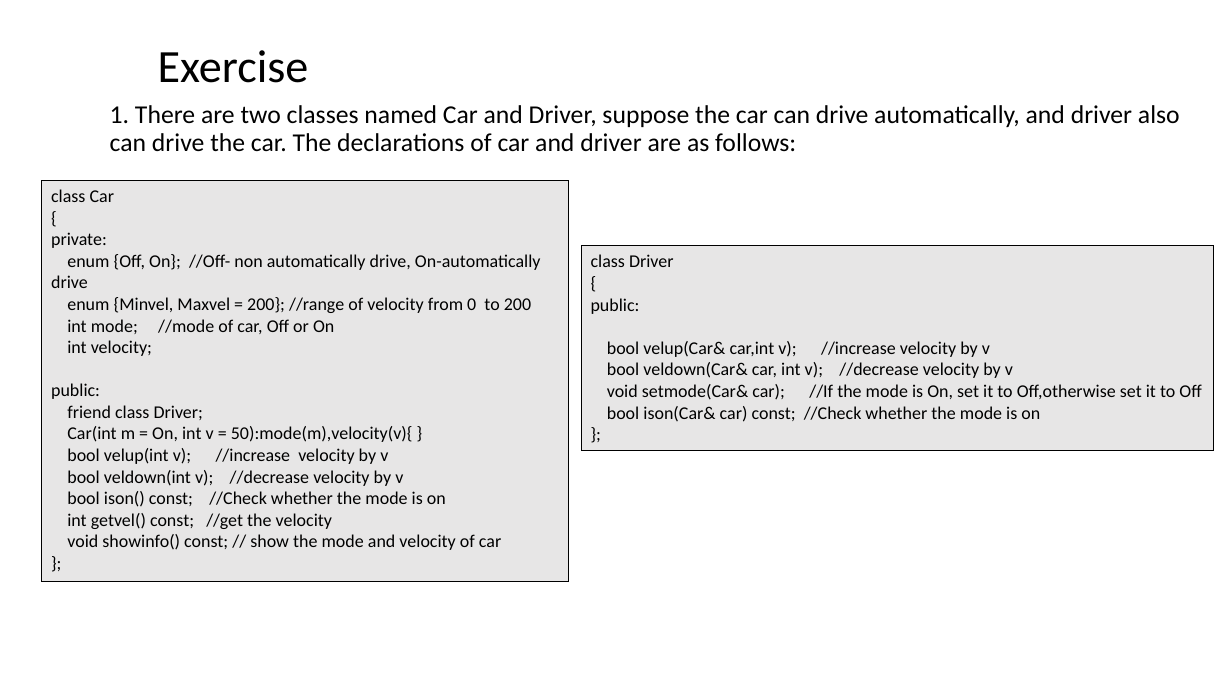
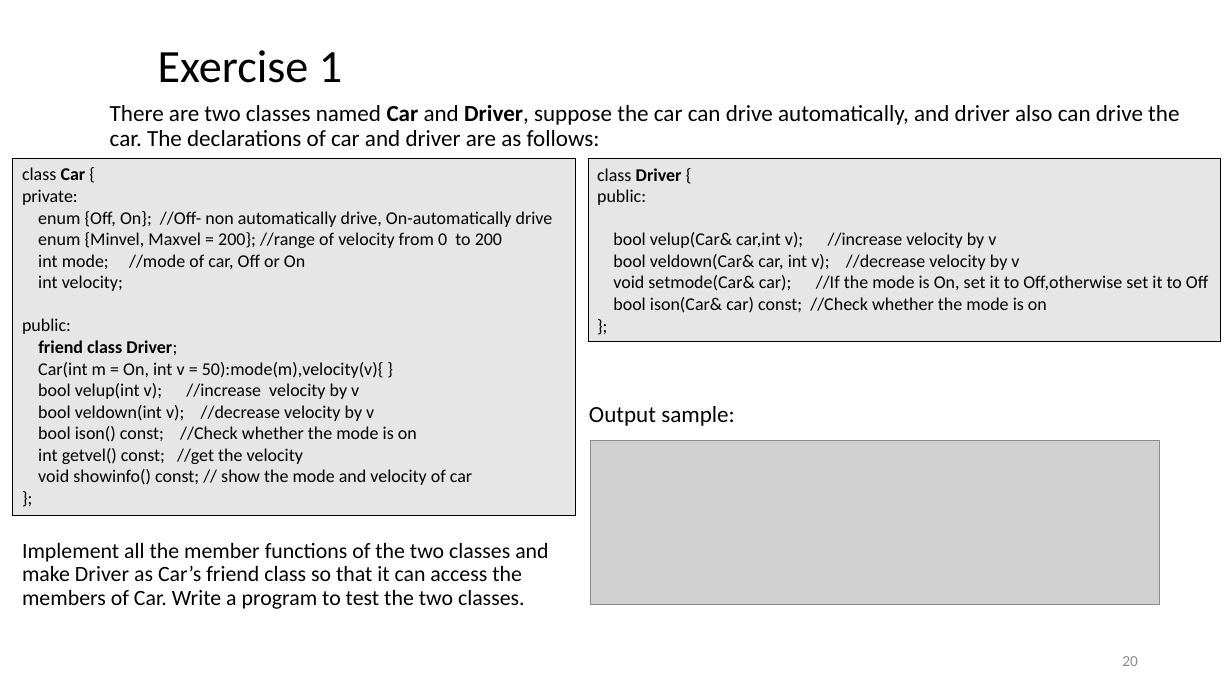
Before and after one commit to ShiqiYu/CPP, a slide deck: slide 20 of week15/Lab15.pptx (slide 19 before the commit). Drawn at 1232x693 pixels with LibreOffice and Linux fonts; fonts in the diff are those of the drawing; grey boxes stand for pictures; background and template pictures are left out. Boxes give left, top, right and bottom in pixels: in the first picture for what was removed or moved away, otherwise in the second. Text is boxed around its words. In the diff, an @@ line names an element or a change of style, - is before the commit and + after.

```diff
--- a/week15/Lab15.pptx
+++ b/week15/Lab15.pptx
@@ text at (158,50,342,83): text changed @@
-Exercise
+Exercise 1
@@ text at (110,105,1179,146): text changed; size 20 to 18 pt @@
-  1. There are two classes named Car and Driver, suppose the car can drive automatically, and driver also can drive the car. The declarations of car and driver are as follows:
+  There are two classes named Car and Driver, suppose the car can drive automatically, and driver also can drive the car. The declarations of car and driver are as follows:
@@ rectangle "class Car {": place and size @@
-rectangle "class Car {" at (42,180,568,581)
+rectangle "class Car {" at (13,159,576,517)
@@ text in rectangle at (22,167,86,180): text changed @@
-class Car
-{
+class Car {
@@ rectangle "class Driver {": place and size @@
-rectangle "class Driver {" at (581,246,1214,451)
+rectangle "class Driver {" at (588,159,1220,342)
@@ text in rectangle at (597,168,682,181): text changed @@
-class Driver
-{
+class Driver {
@@ text in rectangle at (38,340,177,355): bold on in "friend class Driver;" @@
@@ text added at (589,406,735,426), 18 pt, text #000000 @@
+Output sample:
@@ picture added at (591,441,1160,604) @@
@@ text added at (22,543,548,609), 17 pt, text #000000 @@
+  Implement all the member functions of the two classes and make Driver as Car’s friend class so that it can access the members of Car. Write a program to test the two classes.
@@ page number added at (1122,656,1138,666), 12 pt, text #8C8C8C @@
+20
```
Also in this commit, not shown: 18 other slides changed, 2 slides added, 3 slides removed, 3 other files.
